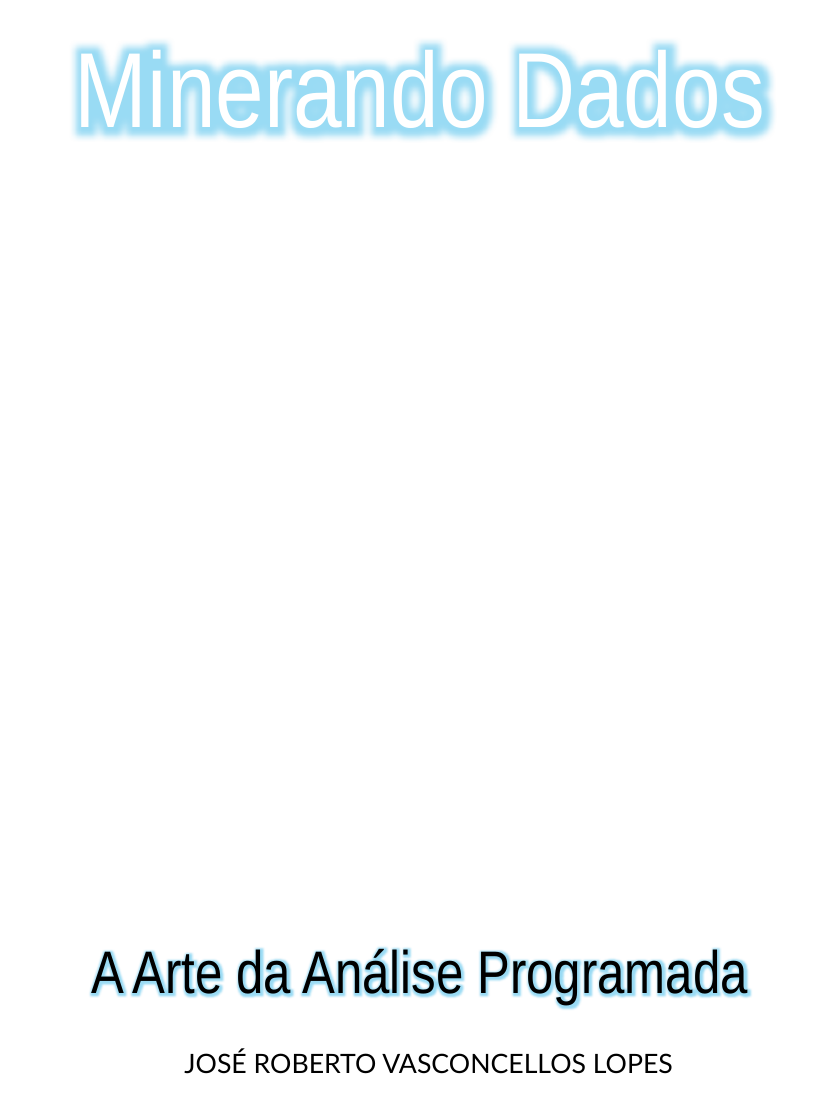
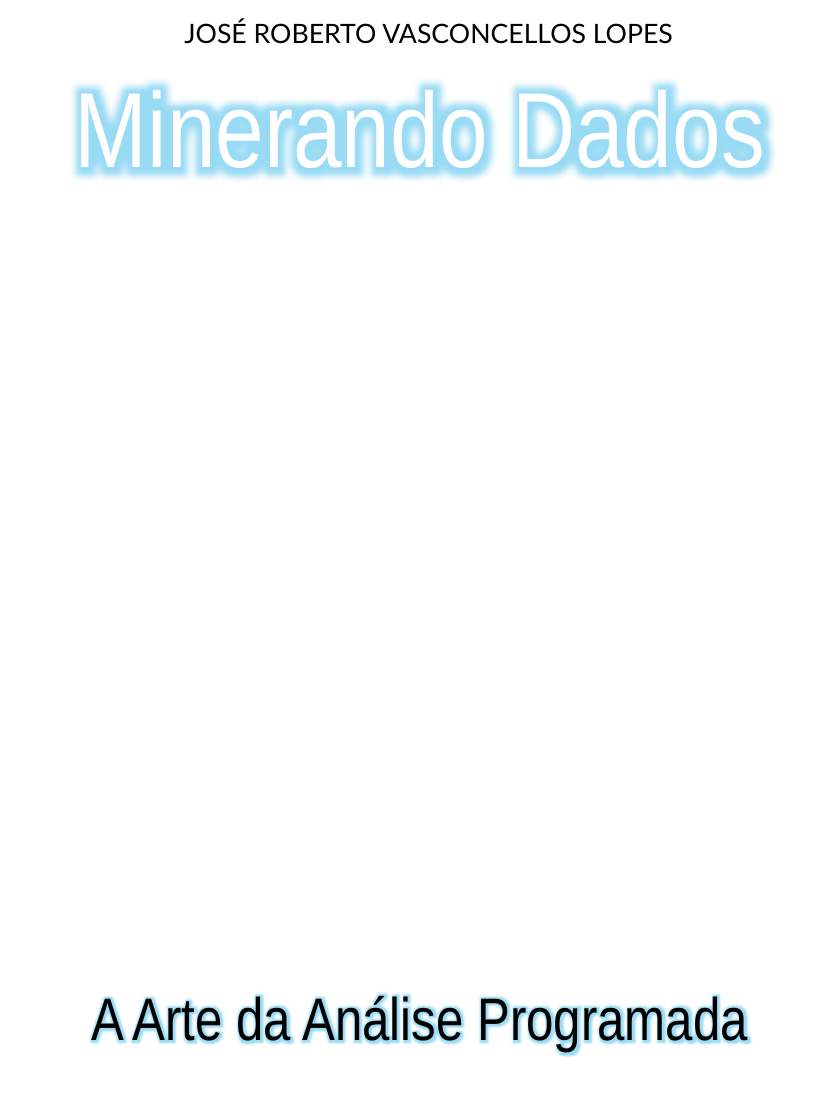
Before and after one commit to jrobertovl/prompts-recipe-to-create-a-ebook, a slide deck: slide 1 of output/Ebook_DIO.pptx. Drawn at 840x1120 pixels with LibreOffice and Linux fonts; fonts in the diff are those of the drawing; background and template pictures are left out. Boxes give left, top, right and bottom in pixels: in the first picture for what was removed or moved away, otherwise in the second. Text is boxed around its words. In the diff, an @@ line names an element or a change of style, - is before the commit and + after.

```diff
--- a/output/Ebook_DIO.pptx
+++ b/output/Ebook_DIO.pptx
@@ text "JOSÉ ROBERTO VASCONCELLOS LOPES": place and size @@
-text "JOSÉ ROBERTO VASCONCELLOS LOPES" at [184,1051,673,1074]
+text "JOSÉ ROBERTO VASCONCELLOS LOPES" at [184,21,673,44]
@@ text "Minerando Dados": place and size @@
-text "Minerando Dados" at [75,46,765,135]
+text "Minerando Dados" at [75,86,765,175]
@@ text "A Arte da Análise Programada": place and size @@
-text "A Arte da Análise Programada" at [92,945,748,1005]
+text "A Arte da Análise Programada" at [92,991,748,1051]
```
Also in this commit, not shown: 2 other slides changed, 1 other file.
